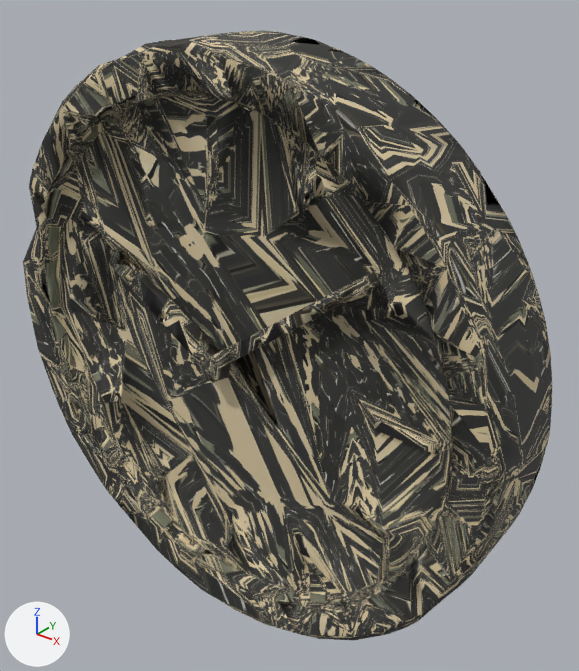
The glTF model public/assets/models/wall_clock.glb: old version first, new version second.
The view is the same before and after, from a camera (50 mm lens) standing at (0.339, -0.371, 0.467) and looking at (0.022, 0.025, 0.221). Lighting does not change. The marker at lower left points along +X, +Y and +Z. The older version comes first. Where no turn or scale is listed for an object, it has been applied to the vertices.

Objects in the first picture: 'wall_clock'.
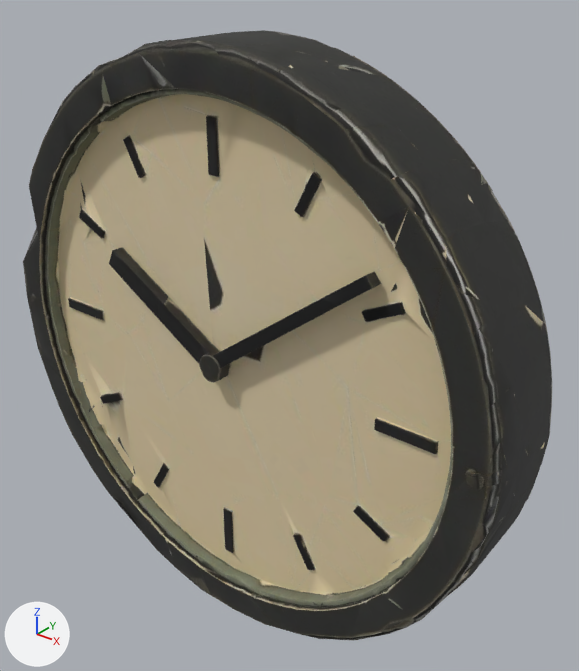
The edits, one by one:
me_wall_clock is used by ob_wall_clock; location (0.0, 0.0, 0.2099).
me_wall_clock had 1297 vertices, 2597 faces and spanned x -0.21..0.21, y -0.034..0.034, z -0.21..0.21.
me_wall_clock now has 3848 vertices, 7666 faces and spans x -0.21..0.21, y -0.034..0.034, z -0.21..0.21.
me_wall_clock part 1: 22 vertices moved within x -0.159..0.174, y -0.034..-0.02, z -0.173..0.178; 2550 vertices added at x -0.182..0.21, y -0.034..0.034, z -0.205..0.209.
me_wall_clock part 2: 802 kept faces spanning x -0.21..0.21, y -0.034..0.034, z -0.21..0.21 get new texture (UV) coordinates.
Other edits to the shape of me_wall_clock do not show in these pictures.

What differs and where, as boxes (x1, y1, x2, y2) in the pictures (579 x 671 px):
part 1 of me_wall_clock, built on: before (47, 75, 487, 634); after (29, 31, 552, 637)
part 2 of me_wall_clock, surface changed: (23, 30, 552, 640) in both
